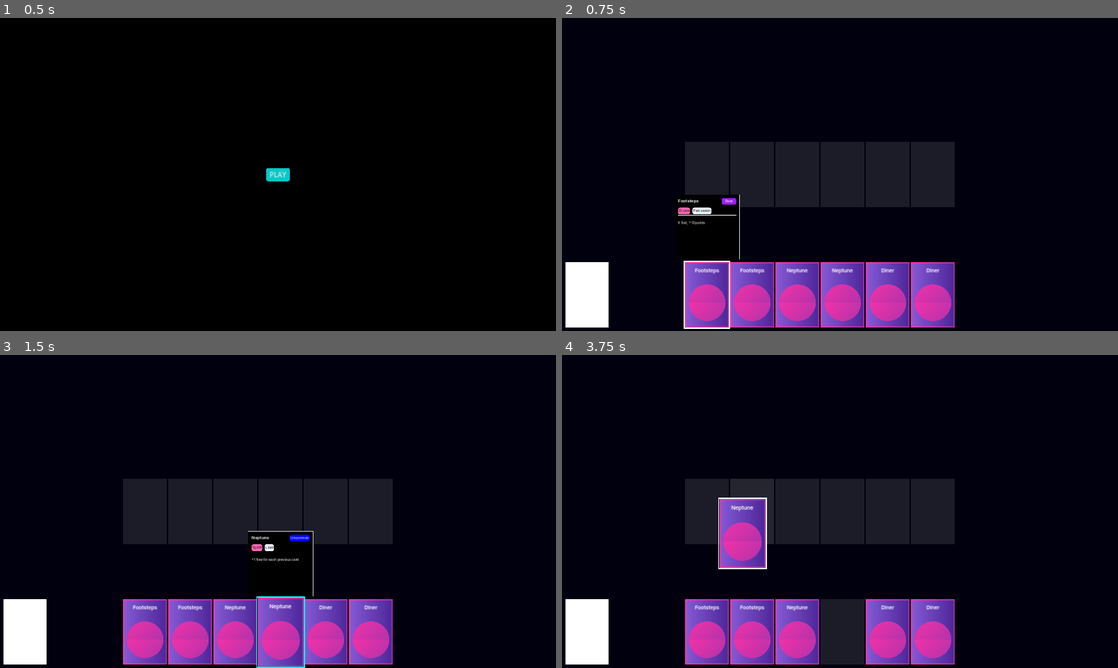
Above: before the commit, frames 1-4 (two rows, left to right).
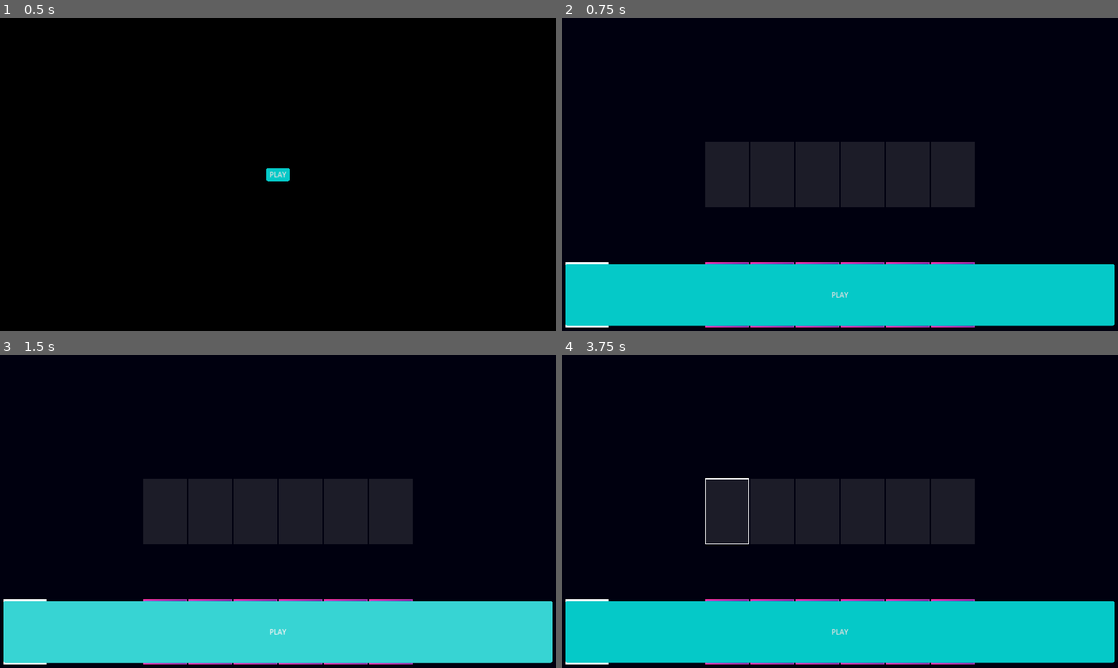
Above: after the commit, the same moments.

Repository: mikerobideau/loop-deck
Game: Godot game, scene res://main.tscn
Two runs of this game, one before a commit and one after it. Both use one fixed random seed, a clock stepped at 60 frames per second and the inputs below.
Inputs (mouse positions are in pixels of both pictures, inside the frame that each line leads up to):
- Up to frame 1 (0.5 s): no input
- Up to frame 2 (0.75 s): click "PLAY" at 0.5 s
- Up to frame 3 (1.5 s): click (278, 630) at 1.25 s, where only the run after the commit has a clickable "PLAY"
- Up to frame 4 (3.75 s): click (840, 630) at 2 s, where only the run after the commit has a clickable "PLAY"; tap Enter (ui_accept) at 2.75, 3.5 s; drag from (706, 511) to (895, 442) at 2.77 s; drag from (706, 511) to (812, 574) at 3.52 s

Frame 1 is identical in both runs. In frame 2, 23% of the frame differs, in the area x 0-100%, y 39-100%; in frame 3, 23%; in frame 4, 24%, in the area x 0-100%, y 39-99%.

Commit message:
hand and board center alignment

Diff:
--- a/component/board/board.tscn
+++ b/component/board/board.tscn
@@ -18,9 +18,9 @@
 anchor_top = 0.5
 anchor_right = 0.5
 anchor_bottom = 0.5
-offset_left = -712.0
+offset_left = -620.0
 offset_top = -150.0
-offset_right = 712.0
+offset_right = 620.0
 offset_bottom = 150.0
 grow_horizontal = 2
 grow_vertical = 2
--- a/component/hand/hand.tscn
+++ b/component/hand/hand.tscn
@@ -18,9 +18,9 @@
 anchor_top = 0.5
 anchor_right = 0.5
 anchor_bottom = 0.5
-offset_left = -712.0
+offset_left = -620.0
 offset_top = -150.0
-offset_right = 712.0
+offset_right = 620.0
 offset_bottom = 150.0
 grow_horizontal = 2
 grow_vertical = 2
--- a/screen/game_screen/game_screen.gd
+++ b/screen/game_screen/game_screen.gd
@@ -14,7 +14,7 @@
 	controls.card_moved.connect(_on_card_moved)
 	hand.deck = deck
 	hand.deal()
-	hand.get_slots()[0].get_card().grab_focus()
+	#hand.get_slots()[0].get_card().grab_focus()
 
 func _on_card_moved(card: Card, from_slot: Slot, to_slot: Slot):
 	pass
--- a/screen/game_screen/game_screen.tscn
+++ b/screen/game_screen/game_screen.tscn
@@ -53,7 +53,15 @@
 
 [node name="Hand" parent="Bottom" instance=ExtResource("2_5af6g")]
 layout_mode = 2
+size_flags_horizontal = 4
 
 [node name="Deck" parent="Bottom" instance=ExtResource("5_f37o2")]
 layout_mode = 2
 size_flags_horizontal = 0
+
+[node name="Actions" type="MarginContainer" parent="Bottom"]
+layout_mode = 2
+
+[node name="PlayButton" type="Button" parent="Bottom/Actions"]
+layout_mode = 2
+text = "PLAY"
